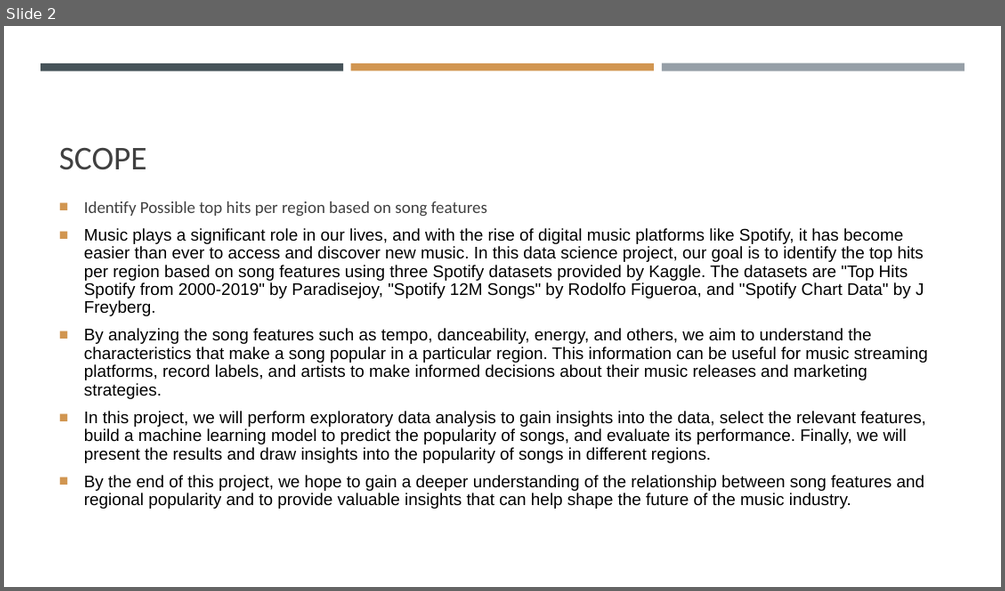
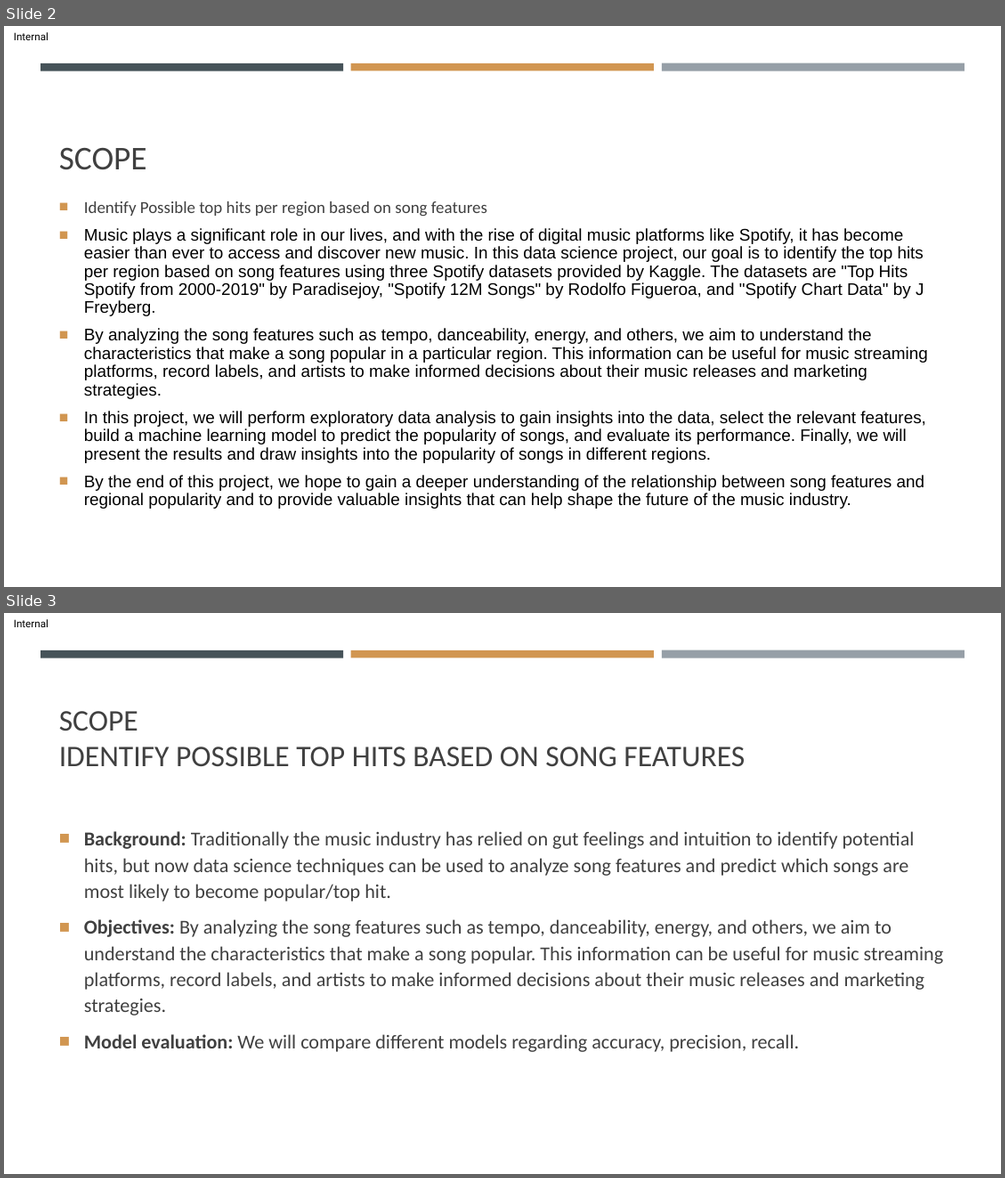
Before and after one commit to SvenWeiss-HDM/Classification, a slide deck: HDM Data Science v0226.pptx. Shown one above the other, each under a label of ours: slide 2 before the commit, slides 2 and 3 after it. The pictures are 1005x591 and 1005x1178 pixels, drawn with LibreOffice and Linux fonts; fonts in the diff are those of the drawing. Boxes give left, top, right and bottom in pixels: in the first picture for what was removed or moved away, otherwise in the second. Text is boxed around its words. In the diff, an @@ line names an element or a change of style, - is before the commit and + after.

Commit message:
Update HDM Data Science v0226.pptx
add Reflection to PPT

```diff
--- a/HDM Data Science v0226.pptx
+++ b/HDM Data Science v0226.pptx
@@ slide 3 added at (4,613,1001,1174), background #FFFFFF; not listed: 4 template elements that a slide beside it also shows @@
@@ title added at (59,711,744,767), 28.8 pt, text #404040 @@
+SCOPE
+IDENTIFY POSSIBLE TOP HITS BASED ON SONG FEATURES
@@ text added at (84,831,944,1052), 19 pt, text #404040 @@
+■ Background: Traditionally the music industry has relied on gut feelings and intuition to identify potential hits, but now data science techniques can be used to analyze song features and predict which songs are most likely to become popular/top hit.
+■ Objectives: By analyzing the song features such as tempo, danceability, energy, and others, we aim to understand the characteristics that make a song popular. This information can be useful for music streaming platforms, record labels, and artists to make informed decisions about their music releases and marketing strategies.
+■ Model evaluation: We will compare different models regarding accuracy, precision, recall.
@@ slide 2 changed as well @@
@@ text added at (14,32,48,40), 10 pt, text #000000 @@
+Internal
```
Also in this commit, not shown: 15 other slides changed, 6 other slides added.
